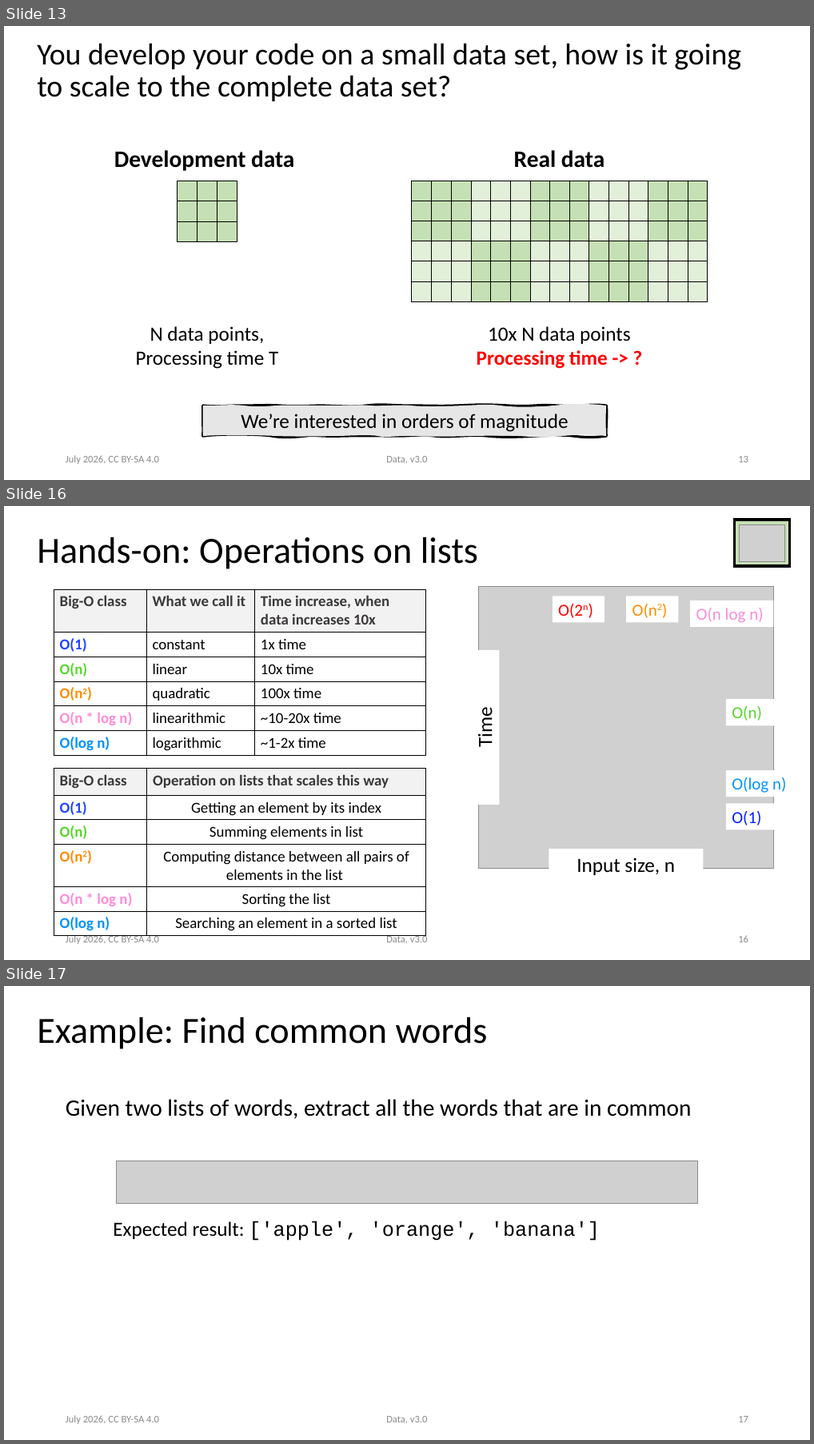
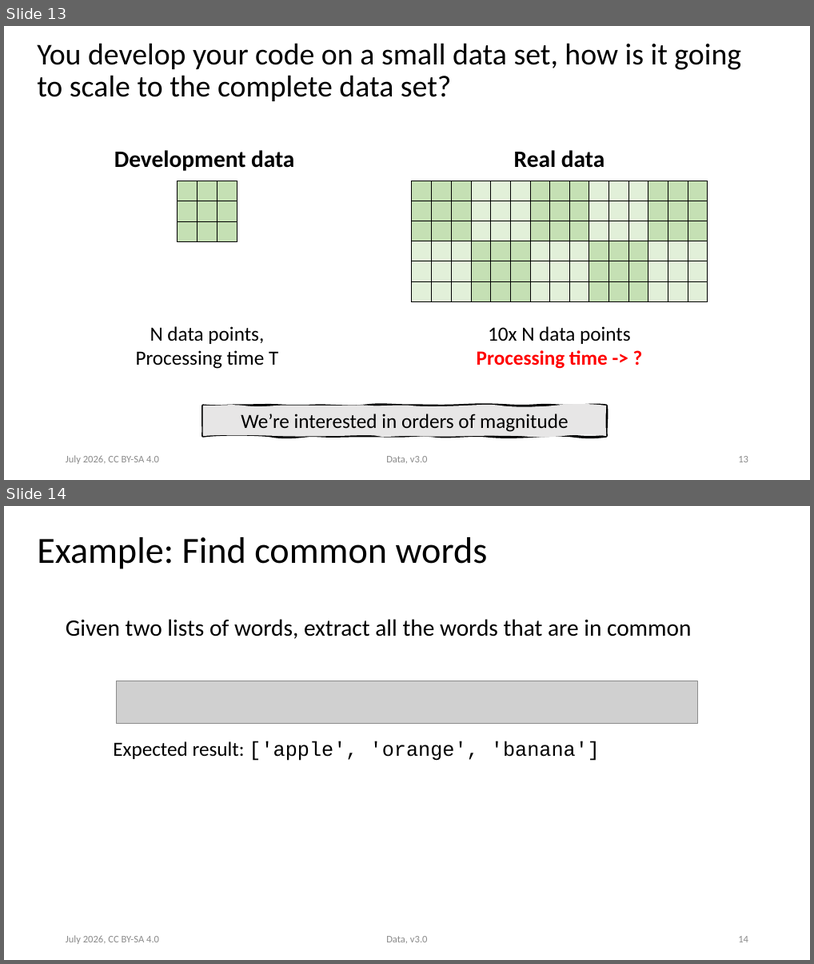
Before and after one commit to ASPP/data_class, a slide deck: data.pptx. Shown one above the other, each under a label of ours: slides 13, 16 and 17 before the commit, slides 13 and 14 after it; the slides between them are not shown. The pictures are 814x1444 and 814x964 pixels, drawn with LibreOffice and Linux fonts; fonts in the diff are those of the drawing; grey boxes stand for pictures. Boxes give left, top, right and bottom in pixels: in the first picture for what was removed or moved away, otherwise in the second. Text is boxed around its words. In the diff, an @@ line names an element or a change of style, - is before the commit and + after.

Commit message:
Data and Numpy slides exported to pdf

```diff
--- a/data.pptx
+++ b/data.pptx
@@ slide 16 removed at [4, 506, 810, 960], background #FFFFFF @@
@@ rectangle removed at [735, 520, 790, 567] @@
@@ picture removed at [740, 524, 786, 562] @@
@@ title removed at [37, 537, 478, 569] @@
-Hands-on: Operations on lists
@@ table removed at [54, 589, 426, 791], 6 rows, 3 columns @@
-Big-O class | What we call it | Time increase, when data increases 10x
-O(1) | constant | 1x time
-O(n) | linear | 10x time
-O(n2) | quadratic | 100x time
-O(n * log n) | linearithmic | ~10-20x time
-O(log n) | logarithmic | ~1-2x time
@@ group removed at [470, 587, 798, 879]: 8 rectangles, 1 picture @@
-Time
-Input size, n
-O(n)
-O(log n)
-O(1)
-O(n log n)
-O(n2)
-O(2n)
@@ table removed at [54, 768, 426, 936], 6 rows, 2 columns @@
-Big-O class | Operation on lists that scales this way
-O(1) | Getting an element by its index
-O(n) | Summing elements in list
-O(n2) | Computing distance between all pairs of elements in the list
-O(n * log n) | Sorting the list
-O(log n) | Searching an element in a sorted list
@@ text removed at [66, 934, 159, 944] @@
-July 2026, CC BY-SA 4.0
@@ text removed at [386, 934, 428, 943] @@
-Data, v3.0
@@ page number removed at [738, 935, 749, 942] @@
-16
@@ what was slide 17 is now slide 14 @@
@@ page number at [738, 936, 749, 942]: text changed @@
-17
+14
```
Also in this commit, not shown: 13 slides changed, 1 slide added, 1 other slide removed, 3 other files.
